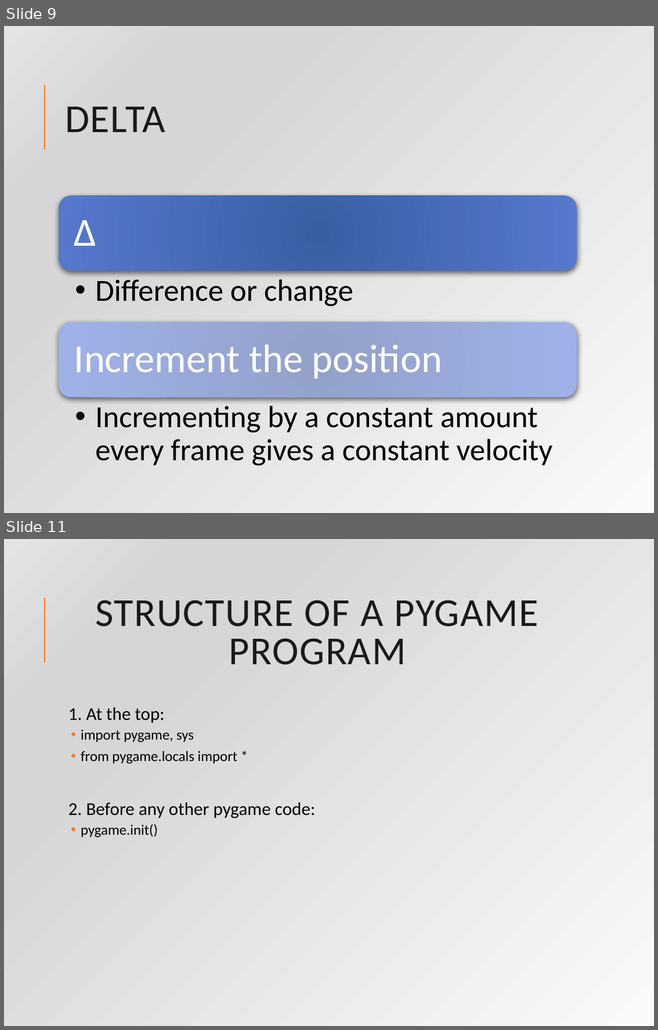
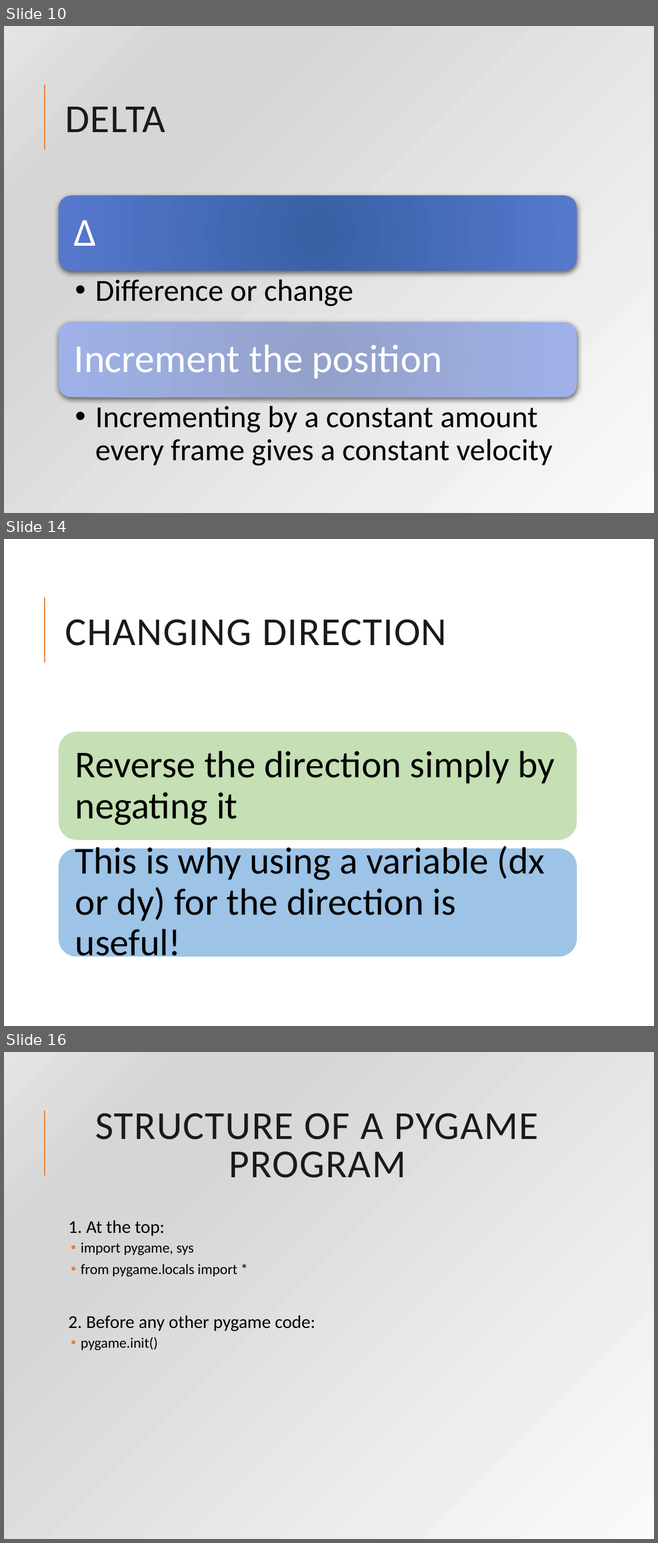
Before and after one commit to rsera/Junior-Knights, a slide deck: Python Day 10 Pygame 2.pptx. Shown one above the other, each under a label of ours: slides 9 and 11 before the commit, slides 10, 14 and 16 after it; the slides between them are not shown. The pictures are 658x1030 and 658x1543 pixels, drawn with LibreOffice and Linux fonts; fonts in the diff are those of the drawing. Boxes give left, top, right and bottom in pixels: in the first picture for what was removed or moved away, otherwise in the second. Text is boxed around its words. In the diff, an @@ line names an element or a change of style, - is before the commit and + after.

```diff
--- a/Python Day 10 Pygame 2.pptx
+++ b/Python Day 10 Pygame 2.pptx
@@ slide 14 added at box(4, 539, 654, 1026), background #FFFFFF; not listed: 1 template element that a slide beside it also shows @@
@@ title added at box(65, 619, 447, 646), 44 pt, text #1A1A1A @@
+CHANGING DIRECTION
@@ group added at box(59, 732, 576, 965): 2 rounded rectangles, 2 texts @@
+Reverse the direction simply by negating it
+This is why using a variable (dx or dy) for the direction is useful!
@@ what was slide 9 is now slide 10 @@
@@ what was slide 11 is now slide 16 @@
```
Also in this commit, not shown: 5 other slides added, 1 slide removed, 3 other files.
